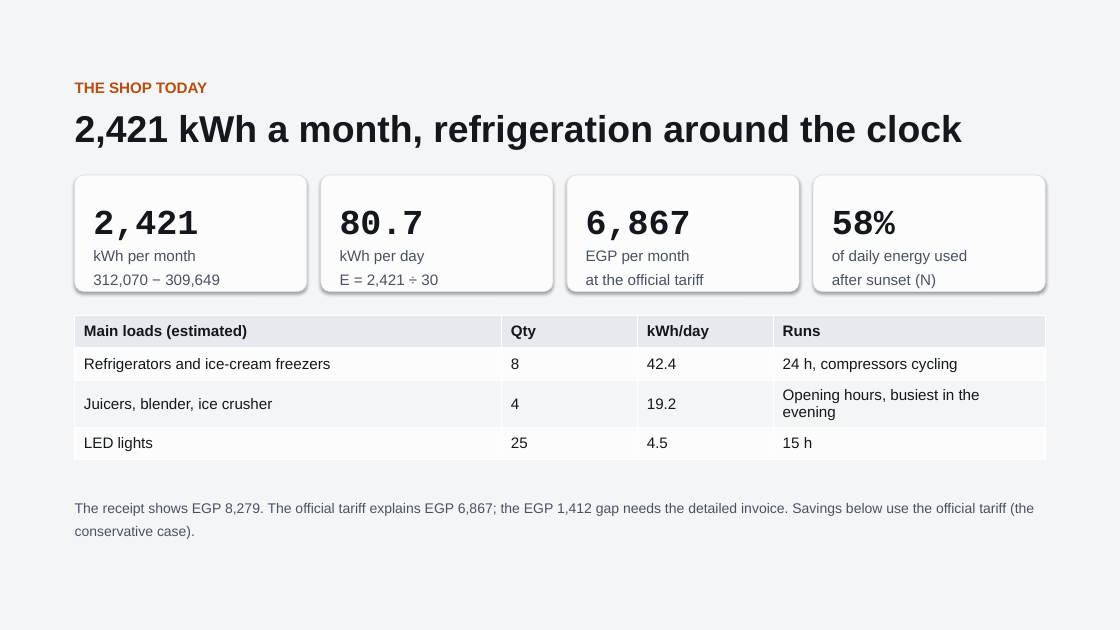
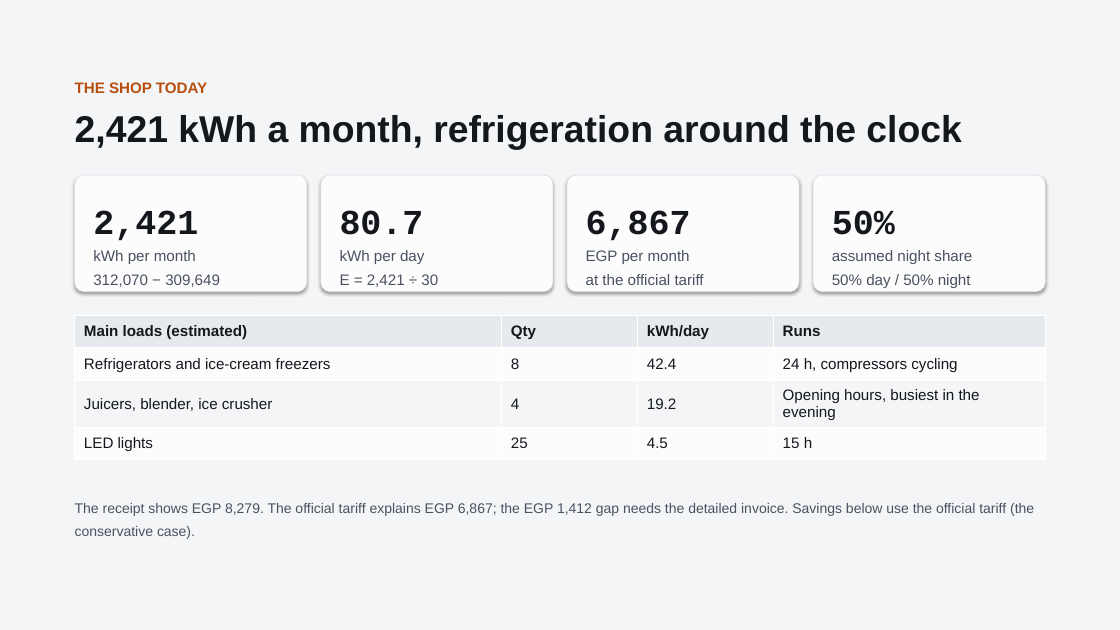
Before and after one commit to boodyelkady1998-sudo/avesta-bess-sizing-tool, a slide deck: slide 2 of El_Mo3alem_Juice_Shop_Solar_BESS.pptx. Drawn at 1120x630 pixels with LibreOffice and Linux fonts; fonts in the diff are those of the drawing. Boxes give left, top, right and bottom in pixels: in the first picture for what was removed or moved away, otherwise in the second. Text is boxed around its words. In the diff, an @@ line names an element or a change of style, - is before the commit and + after.

Commit message:
Apply equal day and night consumption split to juice shop presentation

```diff
--- a/El_Mo3alem_Juice_Shop_Solar_BESS.pptx
+++ b/El_Mo3alem_Juice_Shop_Solar_BESS.pptx
@@ text at [832, 210, 895, 235]: text changed @@
-58%
+50%
@@ text at [832, 250, 972, 288]: text changed @@
-of daily energy used
-after sunset (N)
+assumed night share
+50% day / 50% night
```
Also in this commit, not shown: 7 other slides changed.
